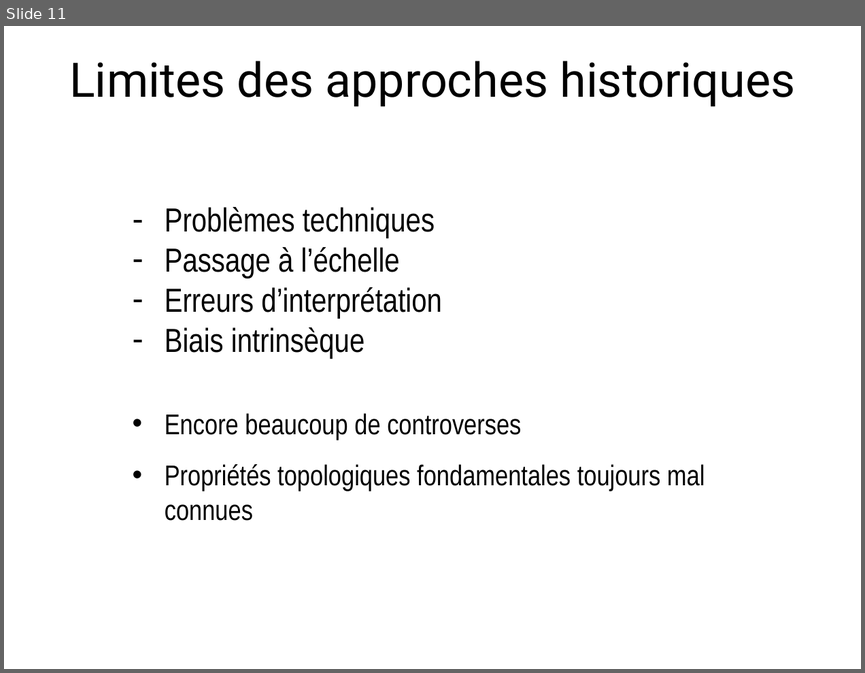
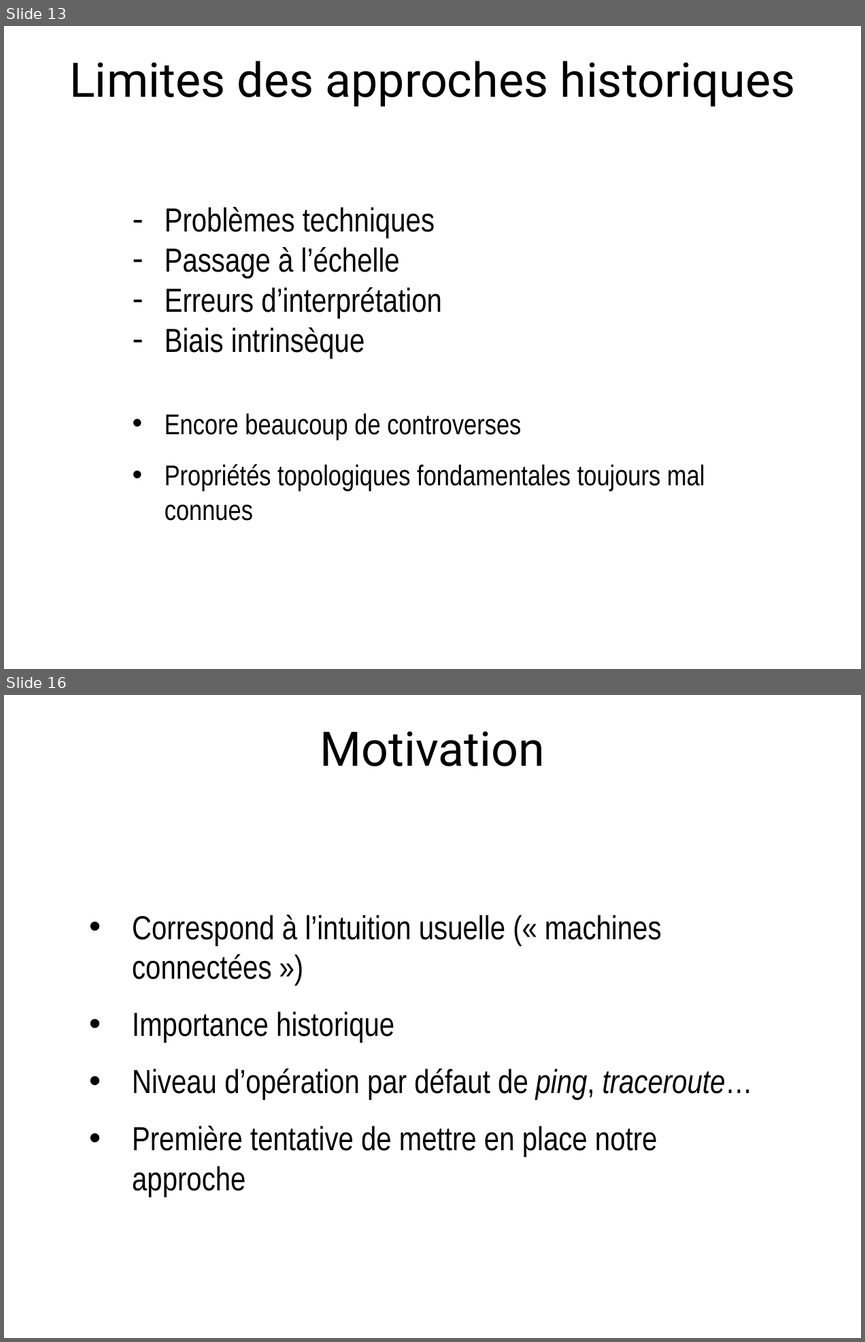
Before and after one commit to elierotenberg/my-thesis, a slide deck: slides.pptx. Shown one above the other, each under a label of ours: slide 11 before the commit, slides 13 and 16 after it; the slides between them are not shown. The pictures are 865x673 and 865x1342 pixels, drawn with LibreOffice and Linux fonts; fonts in the diff are those of the drawing. Boxes give left, top, right and bottom in pixels: in the first picture for what was removed or moved away, otherwise in the second. Text is boxed around its words. In the diff, an @@ line names an element or a change of style, - is before the commit and + after.

```diff
--- a/slides.pptx
+++ b/slides.pptx
@@ slide 16 added at box(4, 695, 861, 1338), background #FFFFFF @@
@@ title added at box(320, 731, 545, 766), 40 pt, text #000000 @@
+Motivation
@@ text added at box(132, 915, 753, 1197), 28 pt, text #000000 @@
+• Correspond à l’intuition usuelle (« machines connectées »)
+• Importance historique
+• Niveau d’opération par défaut de ping, traceroute…
+• Première tentative de mettre en place notre approche
@@ what was slide 11 is now slide 13 @@
```
Also in this commit, not shown: 3 slides changed, 11 other slides added, 7 other files.
